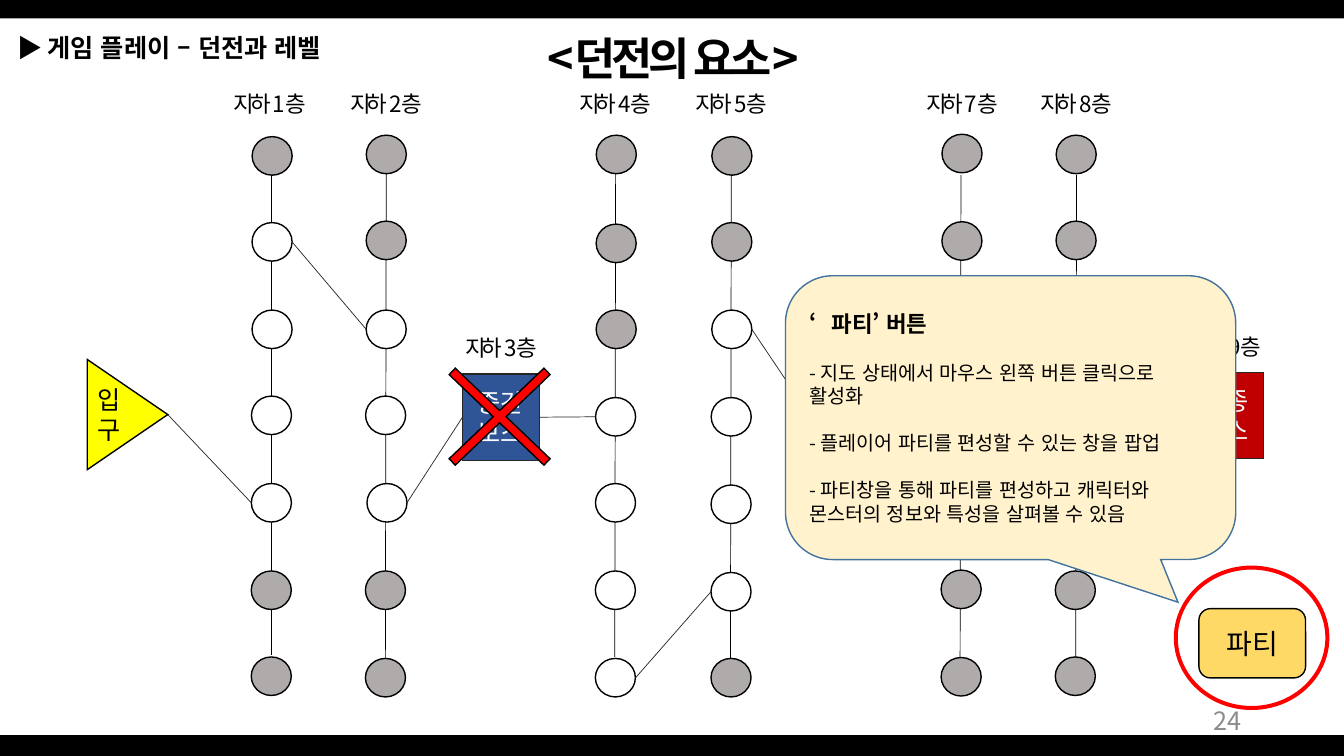
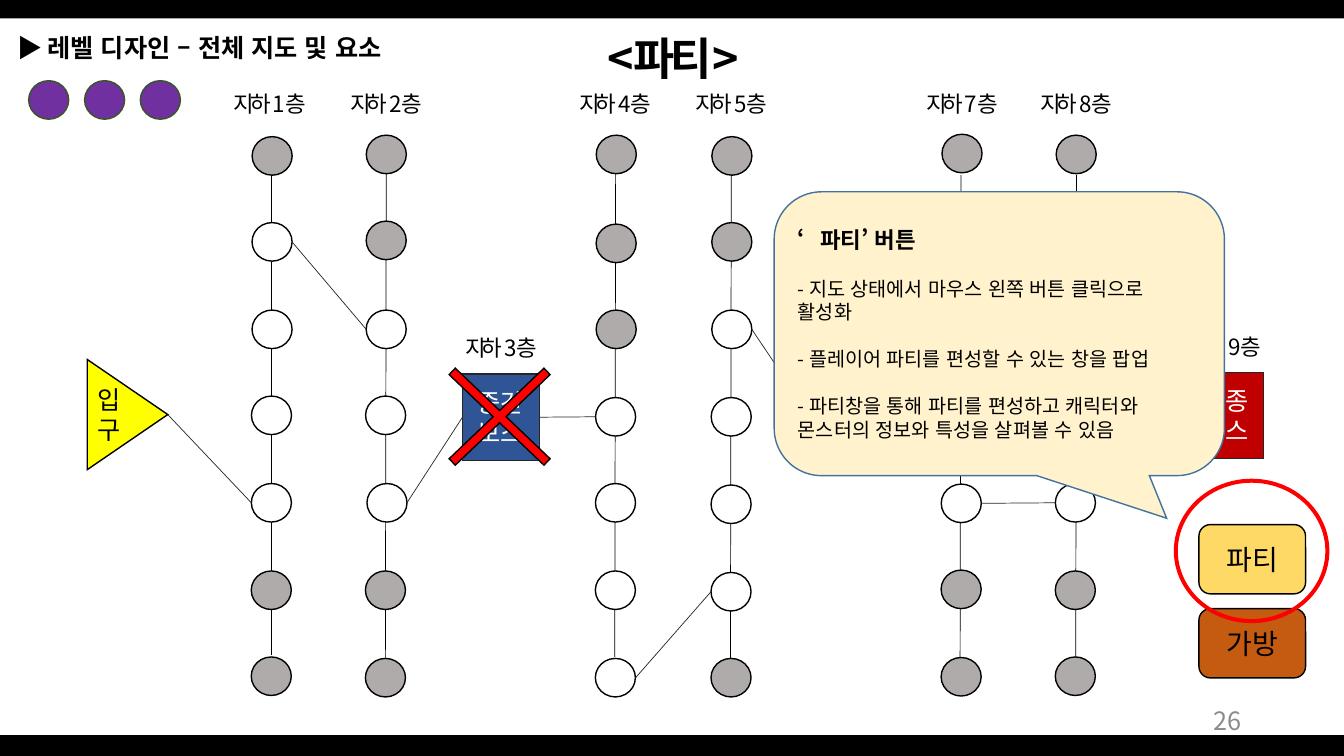
Before and after one commit to Bumizi/GameDesign, a slide deck: slide 26 of 2018 동계방학 기획자 특훈/Dungeon Tamer_1901011.pptx (slide 24 before the commit). Drawn at 1344x756 pixels with LibreOffice and Linux fonts; fonts in the diff are those of the drawing. Boxes give left, top, right and bottom in pixels: in the first picture for what was removed or moved away, otherwise in the second. Text is boxed around its words. In the diff, an @@ line names an element or a change of style, - is before the commit and + after.

Commit message:
Dungeon Tamer 10차
제안서 10차
-목차 수정
-레벨 디자인(전투화면UI) 다듬기
-맵 디자인 설정 추가
-시스템 디자인 항목 추가

```diff
--- a/2018 동계방학 기획자 특훈/Dungeon Tamer_1901011.pptx
+++ b/2018 동계방학 기획자 특훈/Dungeon Tamer_1901011.pptx
@@ text removed at box(47, 36, 321, 60) @@
-▶ 게임 플레이 – 던전과 레벨
@@ text added at box(47, 36, 381, 60), 18 pt, text #000000, bold @@
+▶ 레벨 디자인 – 전체 지도 및 요소
@@ text at box(607, 37, 738, 79): text changed @@
-<던전의 요소>
+<파티>
@@ ellipse added at box(28, 81, 69, 119), fill #7030A0, outline #385723 1 pt @@
@@ ellipse added at box(85, 81, 125, 119), fill #7030A0, outline #385723 1 pt @@
@@ ellipse added at box(140, 81, 180, 119), fill #7030A0, outline #385723 1 pt @@
@@ rounded speech box "‘파티’ 버튼": place and size @@
-rounded speech box "‘파티’ 버튼" at box(785, 276, 1236, 561)
+rounded speech box "‘파티’ 버튼" at box(774, 192, 1225, 476)
@@ donut: place and size @@
-donut at box(1175, 567, 1329, 710)
+donut at box(1175, 480, 1329, 623)
@@ rounded rectangle "파티": place and size @@
-rounded rectangle "파티" at box(1199, 609, 1306, 679)
+rounded rectangle "파티" at box(1199, 524, 1306, 594)
@@ rounded rectangle added at box(1199, 609, 1306, 679), fill #C55A11, outline #000000 1 pt, 20 pt, text #000000 @@
+가방
@@ page number at box(1213, 711, 1241, 737): text changed @@
-24
+26
```
Also in this commit, not shown: 46 other slides changed, 14 slides added.
